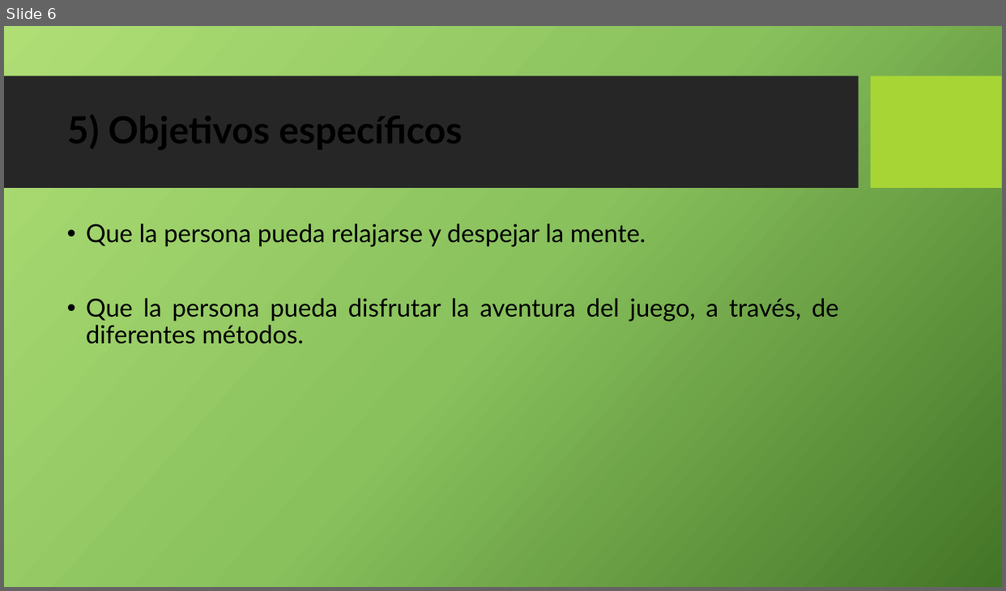
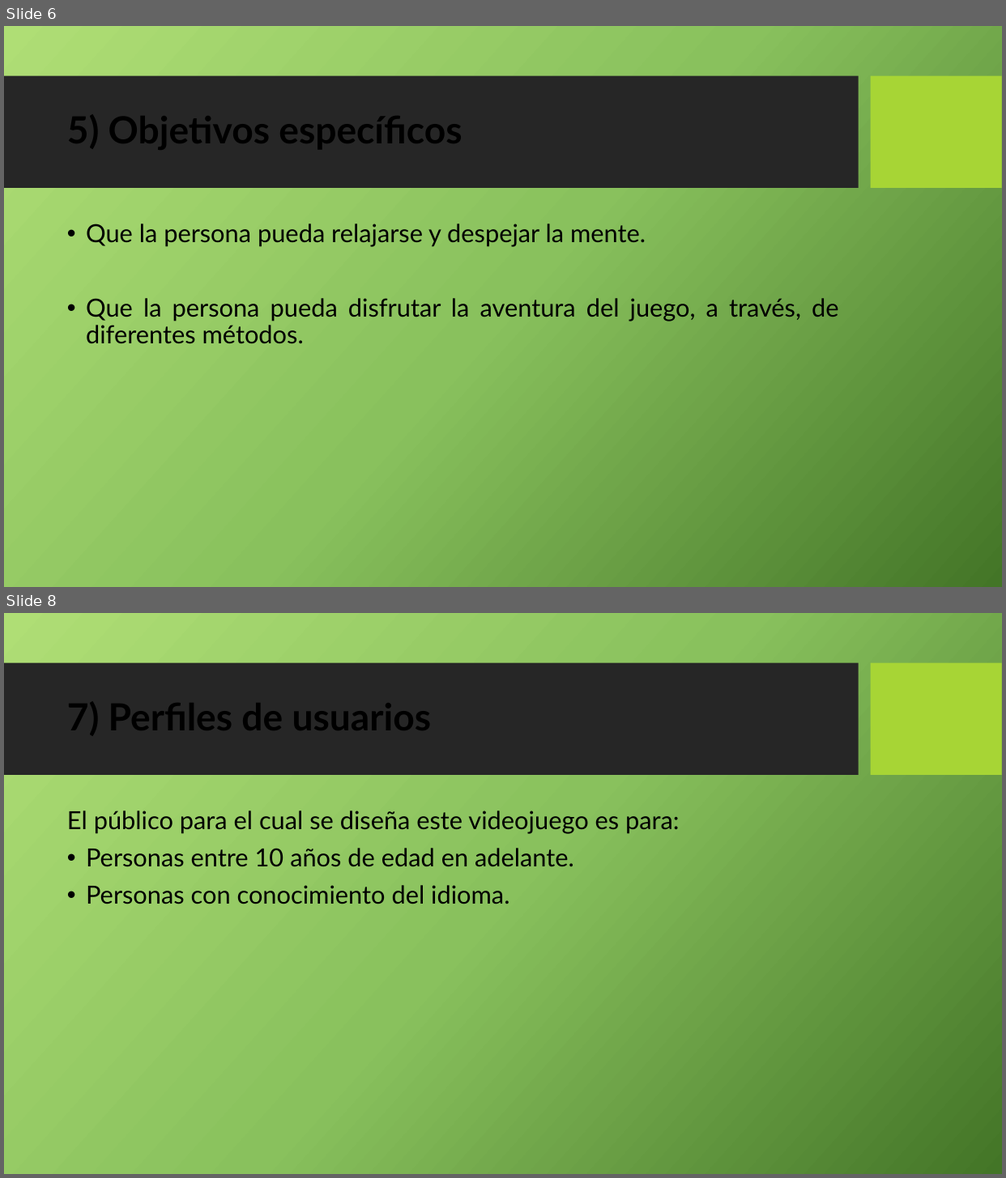
Before and after one commit to JonatanCruzz/Entrega-Final, a slide deck: EntregaFinal.pptx. Shown one above the other, each under a label of ours: slide 6 before the commit, slides 6 and 8 after it; the slides between them are not shown. The pictures are 1006x591 and 1006x1178 pixels, drawn with LibreOffice and Linux fonts; fonts in the diff are those of the drawing; background and template pictures are left out. Boxes give left, top, right and bottom in pixels: in the first picture for what was removed or moved away, otherwise in the second. Text is boxed around its words. In the diff, an @@ line names an element or a change of style, - is before the commit and + after.

```diff
--- a/EntregaFinal.pptx
+++ b/EntregaFinal.pptx
@@ slide 8 added at bbox=[4, 613, 1002, 1174], background picture (left out); not listed: 2 template elements that a slide beside it also shows @@
@@ title added at bbox=[67, 694, 432, 739], 36 pt, text #000000, bold @@
+7) Perfiles de usuarios
@@ text added at bbox=[67, 811, 680, 905], 24 pt, text #000000 @@
+El público para el cual se diseña este videojuego es para:
+• Personas entre 10 años de edad en adelante.
+• Personas con conocimiento del idioma.
```
Also in this commit, not shown: 4 other slides added, 1 other file.
